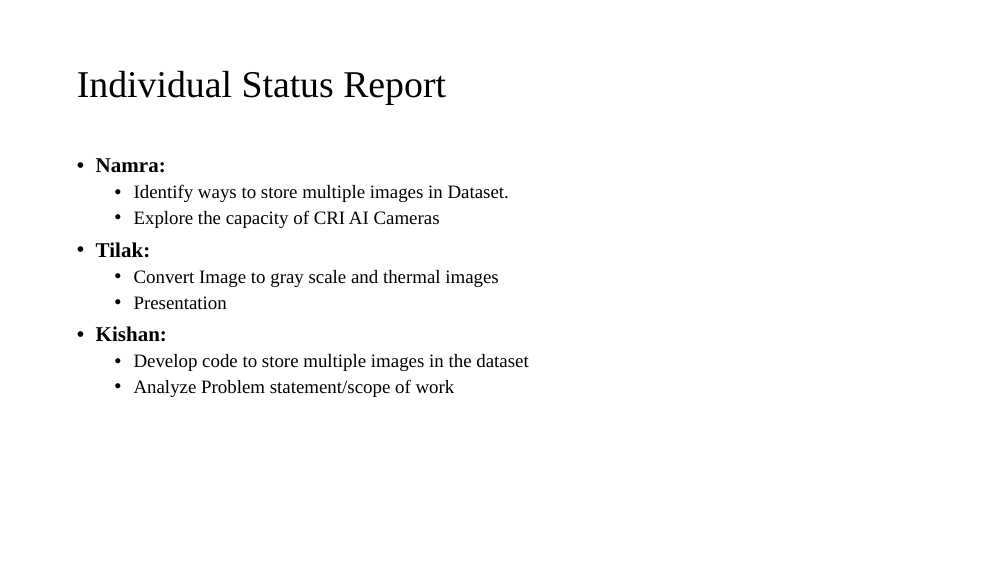
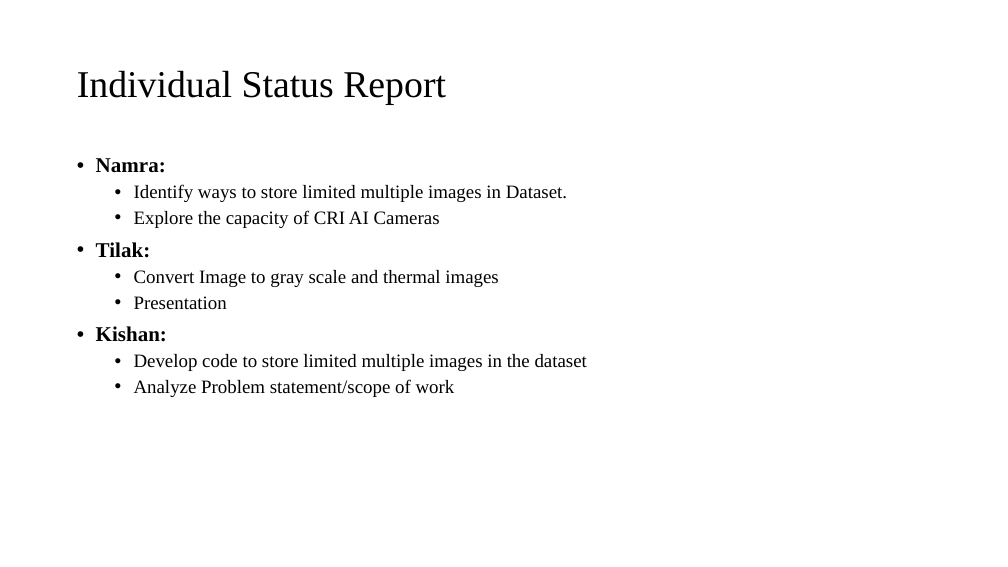
Before and after one commit to tilakpandya/Face_Recognition_Using_Thermal_Images, a slide deck: slide 6 of CRI AI Camaras.pptx. Drawn at 1008x567 pixels with LibreOffice and Linux fonts; fonts in the diff are those of the drawing; background and template pictures are left out. Boxes give left, top, right and bottom in pixels: in the first picture for what was removed or moved away, otherwise in the second. Text is boxed around its words. In the diff, an @@ line names an element or a change of style, - is before the commit and + after.

```diff
--- a/CRI AI Camaras.pptx
+++ b/CRI AI Camaras.pptx
@@ text at [134, 184, 567, 202]: text changed @@
-  • Identify ways to store multiple images in Dataset.
+  • Identify ways to store limited multiple images in Dataset.
@@ text at [134, 354, 587, 371]: text changed @@
-  • Develop code to store multiple images in the dataset
+  • Develop code to store limited multiple images in the dataset
```
Also in this commit, not shown: 1 other slide changed, 1 slide added, 1 other file.
